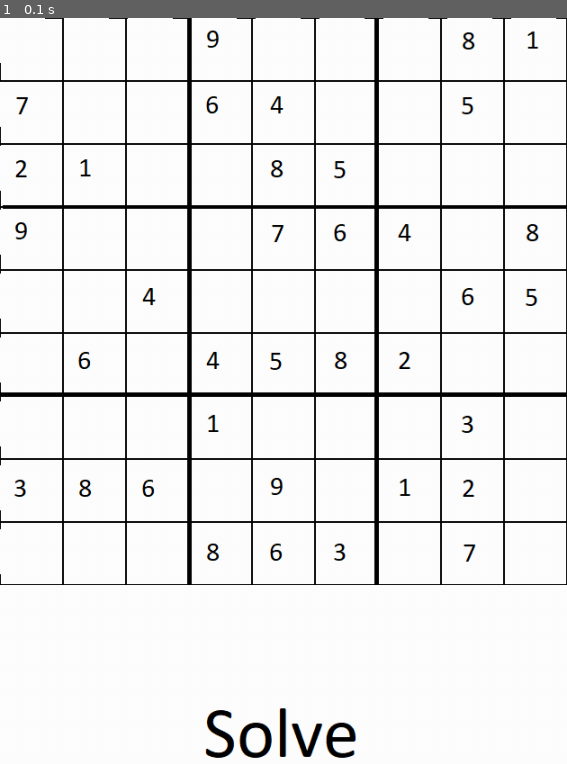
Above: before the commit, frame 1.
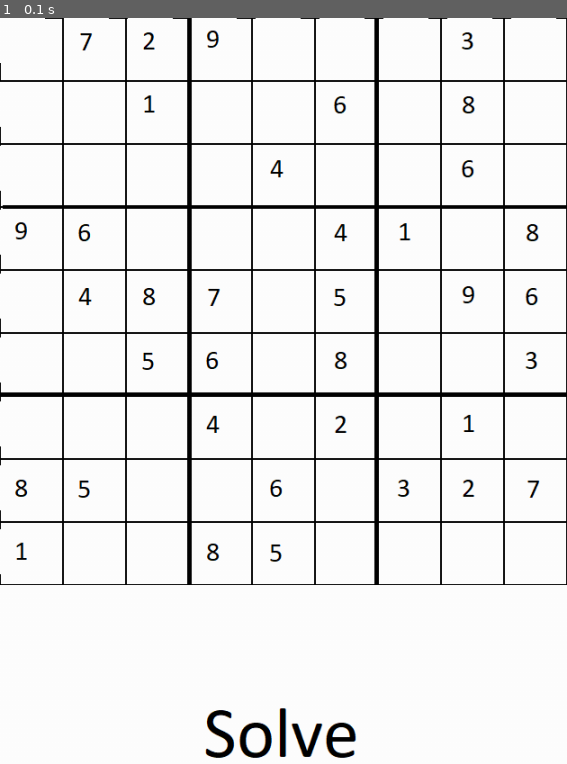
Above: after the commit, the same moment.

Repository: alexandre-assad/MySudoku
Game: pygame game, started from main.py
Two runs of this game, one before a commit and one after it. Both use one fixed random seed, a clock stepped at 60 frames per second and the inputs below.
Inputs:
- Up to frame 1 (0.1 s): no input

The runs differ from the first frame. In frame 1, 1.4% of the frame differs, in the area x 2-96%, y 1-73%.

Commit message:
[FIX] Complete txt_manager.py

Diff:
--- a/main.py
+++ b/main.py
@@ -6,20 +6,10 @@
 
 
 
-def generate_map_from_txt(file):
-    sudoku_list = parse(sudoku_path(file))
-    final_sudoku_map = []
-    sub_sudoku_map = []
-    for i in range(9):
-        for j in range(9):
-            sub_sudoku_map.append(Case(value=sudoku_list[i][j],x=i,y=j))
-        final_sudoku_map.append(sub_sudoku_map)
-        sub_sudoku_map = []
-    sudoku_map = Grid(final_sudoku_map)
-    return sudoku_map
+
 
 sudoku_map = generate_map_from_txt("sudoku1.txt")
-
+print(sudoku_map)
 
 """
 To be ereased, first test of sudoku matrix
--- a/src/generator/grid.py
+++ b/src/generator/grid.py
@@ -10,6 +10,7 @@
     def __str__(self):
         for i in self.g_matrix:
             print(i)
+        return ""
 
     """
     Input : two int and a matrix, coordinates x and y of a case, with the matrix of the grid
--- a/src/utils/txt_manager.py
+++ b/src/utils/txt_manager.py
@@ -1,4 +1,6 @@
-
+from src.utils.os_manager import *
+from src.generator.grid import *
+from src.generator.case import *
 
 def parse(file):
     with open (file) as f:
@@ -12,3 +14,16 @@
         sudoku_array.append(sub_sudoku_array)
         sub_sudoku_array = []
     return sudoku_array
+
+
+def generate_map_from_txt(file):
+    sudoku_list = parse(sudoku_path(file))
+    final_sudoku_map = []
+    sub_sudoku_map = []
+    for i in range(9):
+        for j in range(9):
+            sub_sudoku_map.append(Case(value=sudoku_list[j][i],x=i,y=j))
+        final_sudoku_map.append(sub_sudoku_map)
+        sub_sudoku_map = []
+    sudoku_map = Grid(final_sudoku_map)
+    return sudoku_map
